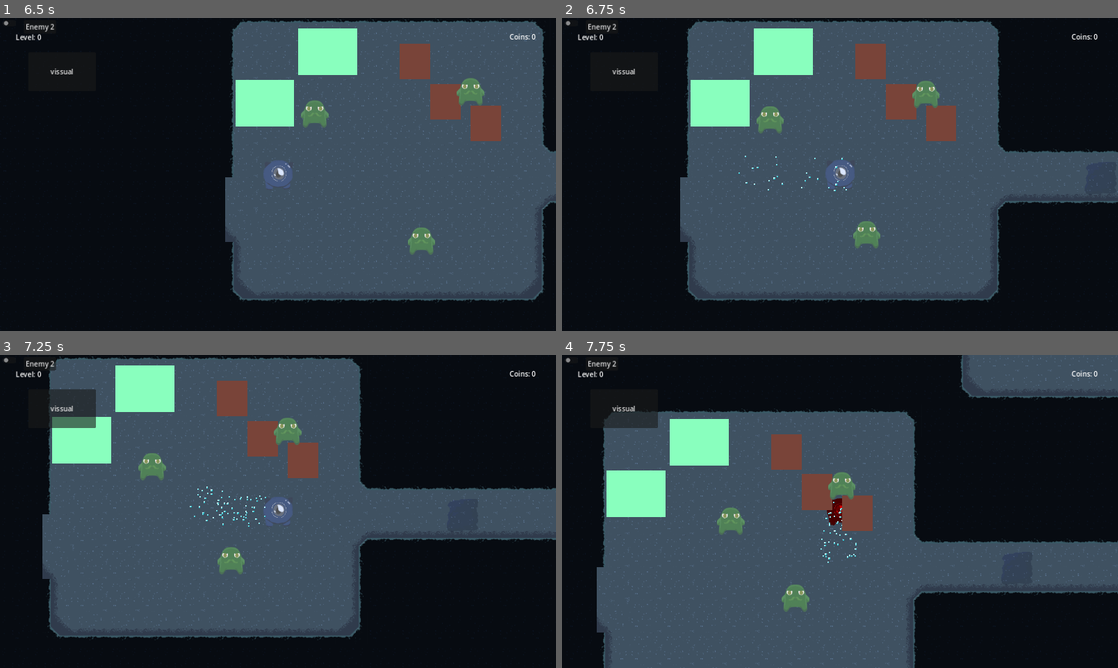
Above: before the commit, frames 1-4 (two rows, left to right).
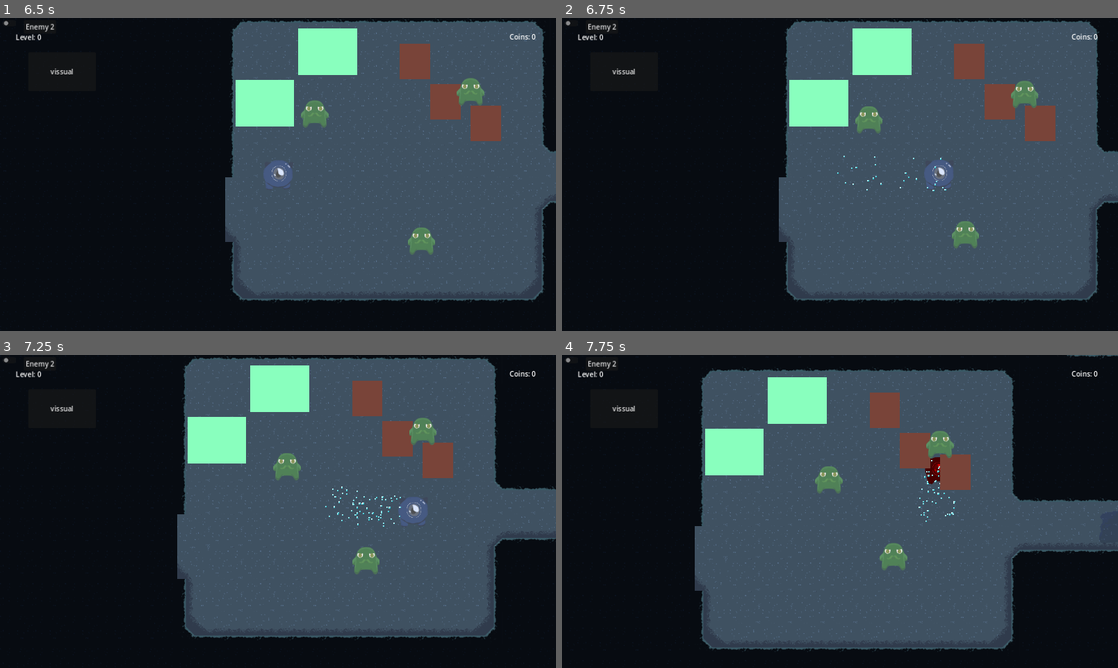
Above: after the commit, the same moments.

Repository: acropolis914/Gwizz-s-Game-Jam
Game: Godot game, scene res://Scene/main_menu.tscn
The game is run twice, just before and just after one commit, with the same random seed, the same clock (stepped at 60 frames per second) and the same inputs.
Inputs (mouse positions are in pixels of both pictures, inside the frame that each line leads up to):
- Up to frame 1 (6.5 s): click "Start" at 0.5 s; click "Skip" at 1.25 s; click (11, 24) at 2 s; click "Enemy 2" at 2.75 s; click "vissual" at 3.5 s; tap Enter at 4.25 s; move the mouse to (400, 158) at 4.27 s; hold D (move_right) 4.28-5.03 s; tap Shift (dash) at 4.35, 5.1 s; move the mouse to (166, 190) at 5.02 s; hold S (move_down) 5.03-5.75 s; click "Skip" at 5.75 s
- Up to frame 2 (6.75 s): move the mouse to (895, 105) at 6.52 s; hold D (move_right) from 6.53 s (still down); tap Shift (dash) at 6.6 s
- Up to frame 3 (7.25 s): keep holding D (move_right)
- Up to frame 4 (7.75 s): move the mouse to (812, 574) at 7.27 s; release D (move_right) at 7.28 s; hold W (move_up) from 7.28 s (still down); tap Shift (dash) at 7.35 s

Frame 1 is identical in both runs. In frame 2, 38% of the frame differs, in the area x 21-100%, y 0-92%; in frame 3, 47%; in frame 4, 48%, in the area x 6-100%, y 0-100%.
Error before the commit: Attempt to call function 'change_art' in base 'null instance' on a null instance. (res://Scripts/Main.gd:24)
Error after the commit: Attempt to call function 'change_art' in base 'null instance' on a null instance. (res://Scripts/Main.gd:26)

Commit message:
Readding the feature user ui
a lot were lost :<

Diff:
--- /dev/null
+++ b/Scene/Blur.gdshader
@@ -0,0 +1,26 @@
+shader_type canvas_item;
+
+// Radius that the shader was designed for.
+const float DEFAULT_RADIUS = 10.000000;
+
+// Unit vector: (1, 0) or (0, 1)
+uniform vec2 step;
+// Desired blur radius.
+uniform float radius = 10.000000;
+
+void fragment() {
+	vec2 s = radius / DEFAULT_RADIUS * step / vec2(textureSize(TEXTURE, 0));
+	COLOR.rgb =
+		0.011194727 * texture(TEXTURE, UV - 10.000000000 * s).rgb +
+		0.039368696 * texture(TEXTURE, UV - 8.415809477 * s).rgb +
+		0.071308558 * texture(TEXTURE, UV - 6.435363708 * s).rgb +
+		0.110237219 * texture(TEXTURE, UV - 4.455121108 * s).rgb +
+		0.145451038 * texture(TEXTURE, UV - 2.475020813 * s).rgb +
+		0.163798995 * texture(TEXTURE, UV - 0.495000167 * s).rgb +
+		0.157439298 * texture(TEXTURE, UV + 1.485004498 * s).rgb +
+		0.129158204 * texture(TEXTURE, UV + 3.465057055 * s).rgb +
+		0.090434685 * texture(TEXTURE, UV + 5.445220765 * s).rgb +
+		0.054043977 * texture(TEXTURE, UV + 7.425557483 * s).rgb +
+		0.027564604 * texture(TEXTURE, UV + 9.406126897 * s).rgb;
+	COLOR.a = 1.0;
+}
--- /dev/null
+++ b/Scene/feature_chooser_ui.tscn
@@ -0,0 +1,78 @@
+[gd_scene load_steps=4 format=3 uid="uid://p58fom250kv0"]
+
+[ext_resource type="Shader" path="res://Scene/Blur.gdshader" id="1_krqgw"]
+
+[sub_resource type="ShaderMaterial" id="ShaderMaterial_tt18p"]
+shader = ExtResource("1_krqgw")
+shader_parameter/step = null
+shader_parameter/radius = 10.0
+
+[sub_resource type="ShaderMaterial" id="ShaderMaterial_v4fcm"]
+
+[node name="FeatureChooserUI" type="Control"]
+layout_mode = 3
+anchors_preset = 15
+anchor_right = 1.0
+anchor_bottom = 1.0
+grow_horizontal = 2
+grow_vertical = 2
+
+[node name="ColorRect" type="ColorRect" parent="."]
+visible = false
+material = SubResource("ShaderMaterial_tt18p")
+layout_mode = 0
+offset_right = 1281.0
+offset_bottom = 723.0
+color = Color(1, 1, 1, 0)
+
+[node name="Panel" type="Panel" parent="."]
+material = SubResource("ShaderMaterial_v4fcm")
+layout_mode = 0
+offset_left = 96.0
+offset_top = 104.0
+offset_right = 1187.0
+offset_bottom = 615.0
+
+[node name="VBoxContainer" type="VBoxContainer" parent="Panel"]
+layout_mode = 1
+anchors_preset = -1
+anchor_left = 0.425298
+anchor_top = 0.0313112
+anchor_right = 0.571952
+anchor_bottom = 0.0450098
+offset_bottom = 23.0
+grow_horizontal = 2
+metadata/_edit_use_anchors_ = true
+
+[node name="RichTextLabel" type="RichTextLabel" parent="Panel/VBoxContainer"]
+layout_mode = 2
+text = "Choose one of each..."
+fit_content = true
+
+[node name="GridContainer" type="GridContainer" parent="Panel"]
+layout_mode = 0
+offset_left = 40.0
+offset_top = 72.0
+offset_right = 1056.0
+offset_bottom = 95.0
+columns = 2
+
+[node name="HBox" type="HBoxContainer" parent="Panel/GridContainer"]
+layout_mode = 2
+alignment = 1
+
+[node name="Challenges" type="Label" parent="Panel/GridContainer/HBox"]
+layout_mode = 2
+text = "fggdfgdhghfghhgfhfghfgh"
+horizontal_alignment = 1
+vertical_alignment = 1
+
+[node name="HBox2" type="HBoxContainer" parent="Panel/GridContainer"]
+layout_mode = 2
+alignment = 1
+
+[node name="Aesthetics" type="Label" parent="Panel/GridContainer/HBox2"]
+layout_mode = 2
+text = "fggdfgdhghfghhgfhfghfgh"
+horizontal_alignment = 1
+vertical_alignment = 1
--- a/Scene/main.tscn
+++ b/Scene/main.tscn
@@ -48,11 +48,12 @@
 enemy2 = ExtResource("2_ixmfe")
 trap = ExtResource("4_b7axx")
 
+[node name="Camera2D" type="Camera2D" parent="."]
+position = Vector2(168, 443)
+zoom = Vector2(1.17, 1.17)
+
 [node name="Player" parent="." instance=ExtResource("2_b3uek")]
 position = Vector2(168, 443)
-
-[node name="Camera2D" type="Camera2D" parent="Player"]
-zoom = Vector2(1.17, 1.17)
 
 [node name="Story_in_Game" parent="." instance=ExtResource("15_dc871")]
 visible = false
--- a/Scripts/Main.gd
+++ b/Scripts/Main.gd
@@ -16,9 +16,11 @@
 		add_child(traps)
 
 func _process(delta):
-	#Simple camera pan lang try
-	#if $Player:
-	#	$Camera2D.position += ($Player.position - $Camera2D.position)/1 * delta
+
+	if $Player.speed <= 300:
+		$Camera2D.position += ($Player.position - $Camera2D.position)/1.5 * delta
+	else:
+		$Camera2D.position += ($Player.position - $Camera2D.position)/1 * delta
 
 	if $Debug/CheckButton.button_pressed:
 		$"enemy_type_1".change_art()
